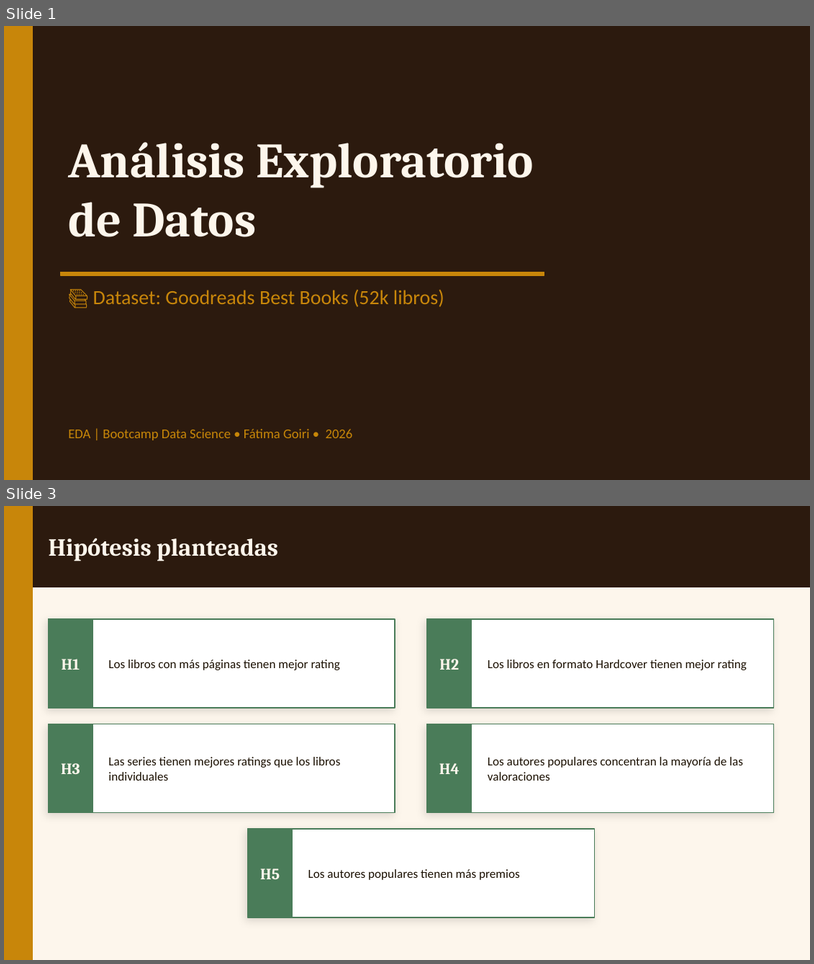
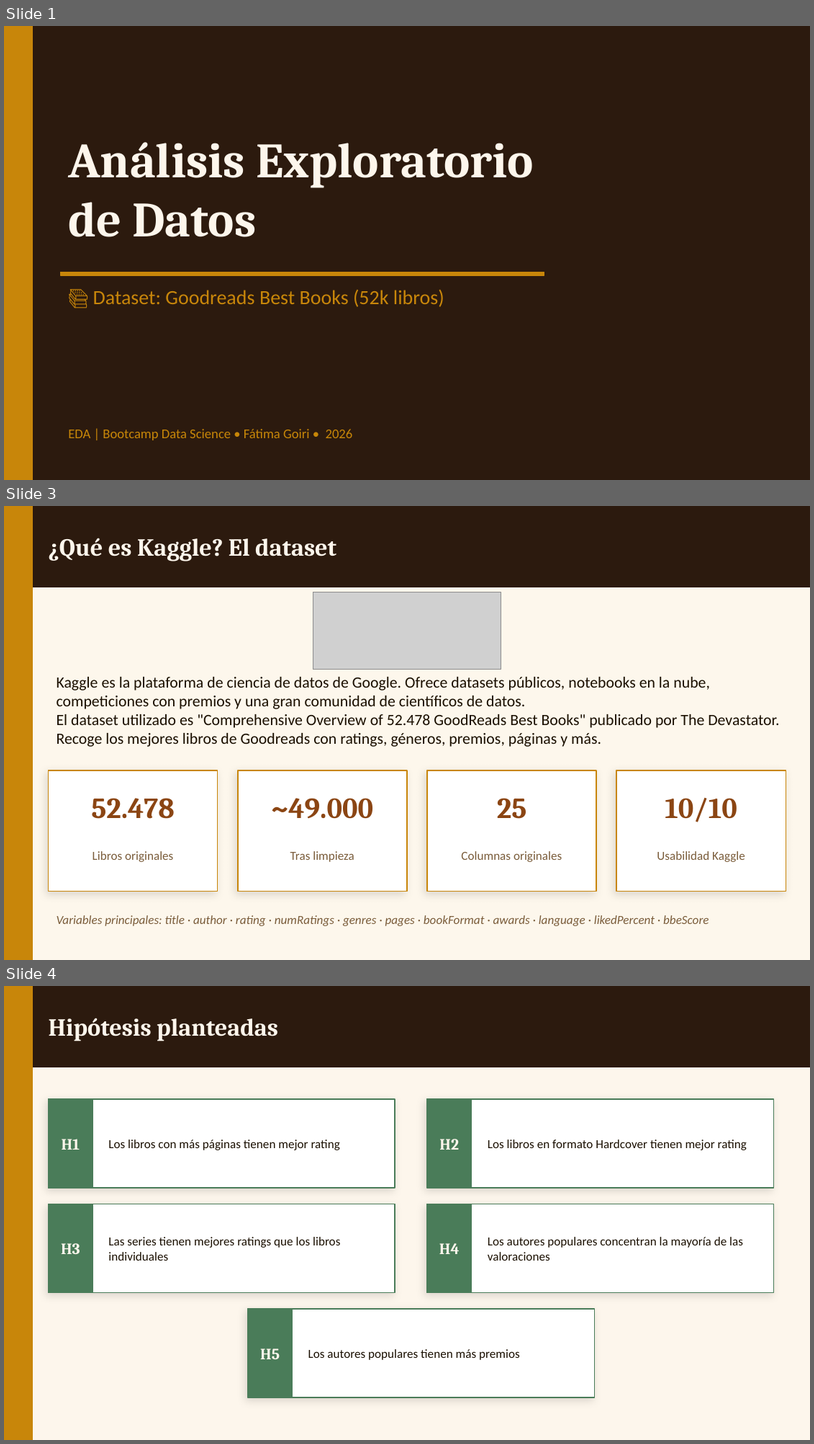
Before and after one commit to fgoiri/EDA-GoodReads-Books, a slide deck: Presentacion/EDA_Goodreads.pptx. Shown one above the other, each under a label of ours: slides 1 and 3 before the commit, slides 1, 3 and 4 after it; the slides between them are not shown. The pictures are 814x964 and 814x1444 pixels, drawn with LibreOffice and Linux fonts; fonts in the diff are those of the drawing; grey boxes stand for pictures. Boxes give left, top, right and bottom in pixels: in the first picture for what was removed or moved away, otherwise in the second. Text is boxed around its words. In the diff, an @@ line names an element or a change of style, - is before the commit and + after.

```diff
--- a/Presentacion/EDA_Goodreads.pptx
+++ b/Presentacion/EDA_Goodreads.pptx
@@ slide 3 added at (4,506,810,960), background #FDF7EC @@
@@ rectangle added at (4,506,810,587), fill #2C1A0E, outline #2C1A0E 1 pt @@
@@ rectangle added at (4,506,32,959), fill #C8860A, outline #C8860A 1 pt @@
@@ text added at (49,538,337,561), 22 pt, text #FDF6EC, bold @@
+¿Qué es Kaggle? El dataset
@@ picture added at (314,592,502,669) @@
@@ text added at (57,677,779,746), 14 pt, text #1A0F00 @@
+Kaggle es la plataforma de ciencia de datos de Google. Ofrece datasets públicos, notebooks en la nube, competiciones con premios y una gran comunidad de científicos de datos.
+El dataset utilizado es "Comprehensive Overview of 52.478 GoodReads Best Books" publicado por The Devastator. Recoge los mejores libros de Goodreads con ratings, géneros, premios, páginas y más.
@@ rectangle added at (49,770,218,890), fill #FFFFFF, outline #C8860A 1 pt @@
@@ rectangle added at (238,770,407,890), fill #FFFFFF, outline #C8860A 1 pt @@
@@ rectangle added at (427,770,597,890), fill #FFFFFF, outline #C8860A 1 pt @@
@@ rectangle added at (617,770,786,890), fill #FFFFFF, outline #C8860A 1 pt @@
@@ text added at (91,798,175,818), 26 pt, text #8B4513, bold @@
+52.478
@@ text added at (271,798,373,818), 26 pt, text #8B4513, bold @@
+~49.000
@@ text added at (497,798,527,818), 26 pt, text #8B4513, bold @@
+25
@@ text added at (665,798,738,822), 26 pt, text #8B4513, bold @@
+10/10
@@ text added at (93,851,173,862), 11 pt, text #7A5C3A @@
+Libros originales
@@ text added at (291,851,355,862), 11 pt, text #7A5C3A @@
+Tras limpieza
@@ text added at (461,851,562,862), 11 pt, text #7A5C3A @@
+Columnas originales
@@ text added at (657,851,746,862), 11 pt, text #7A5C3A @@
+Usabilidad Kaggle
@@ text added at (57,915,709,926), 11 pt, text #7A5C3A, italic @@
+Variables principales: title · author · rating · numRatings · genres · pages · bookFormat · awards · language · likedPercent · bbeScore
@@ what was slide 3 is now slide 4 @@
```
Also in this commit, not shown: 1 slide changed, 1 other slide added, 1 slide removed, 1 other file.
